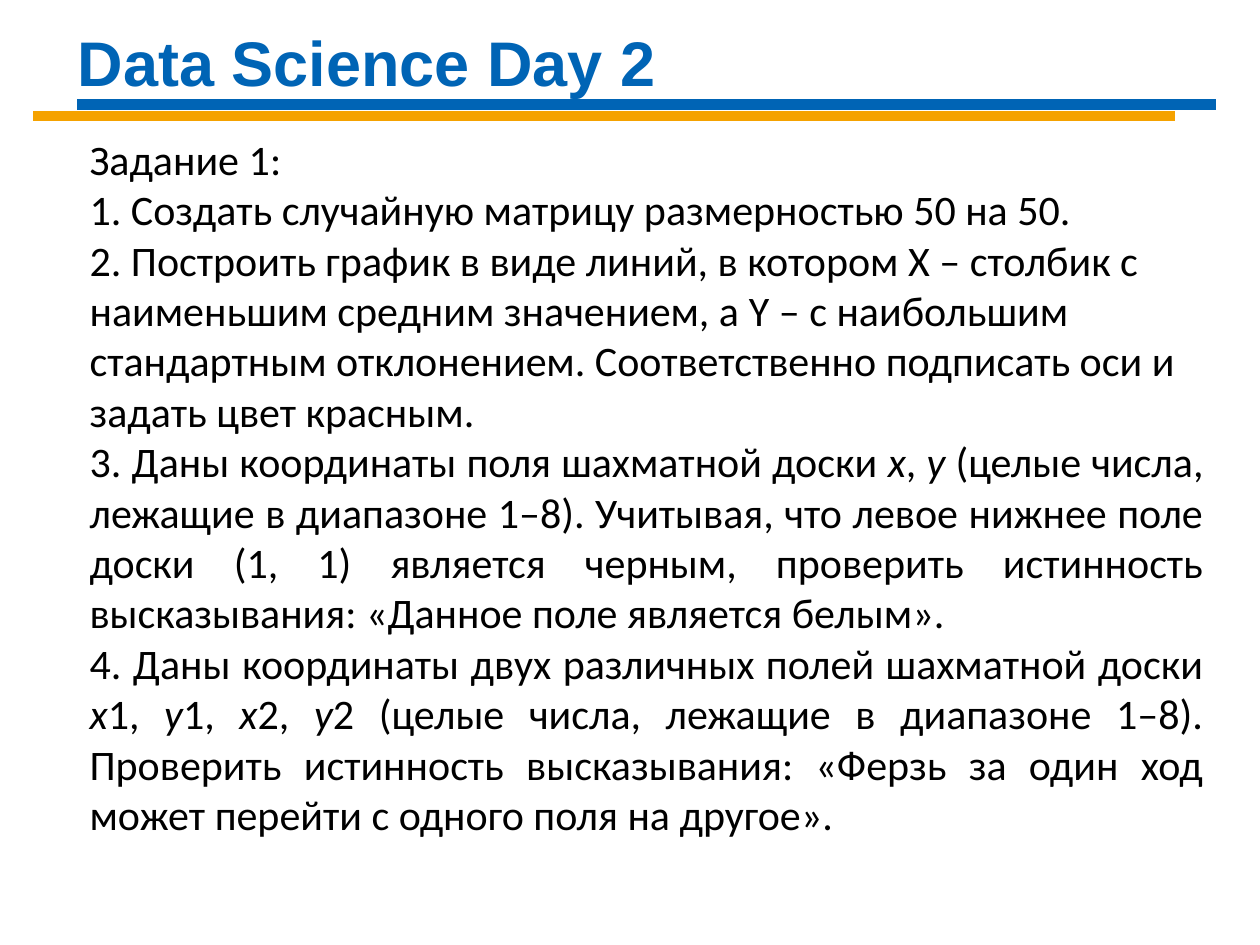
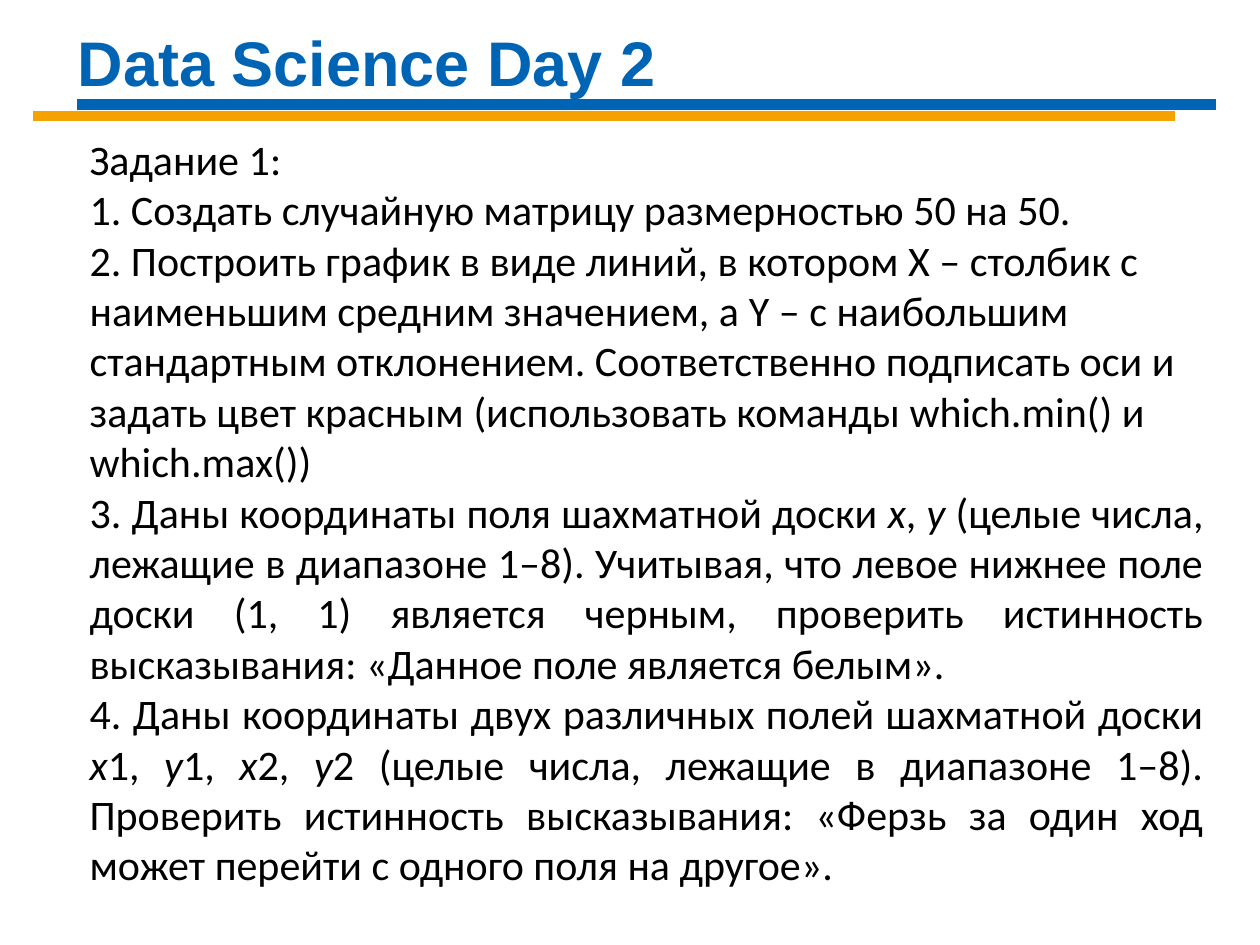
Before and after one commit to Demolis/Infopulse, a slide deck: slide 1 of DS_Sat_2020/DS-Day-02 R.pptx. Drawn at 1260x945 pixels with LibreOffice and Linux fonts; fonts in the diff are those of the drawing. Boxes give left, top, right and bottom in pixels: in the first picture for what was removed or moved away, otherwise in the second. Text is boxed around its words. In the diff, an @@ line names an element or a change of style, - is before the commit and + after.

```diff
--- a/DS_Sat_2020/DS-Day-02 R.pptx
+++ b/DS_Sat_2020/DS-Day-02 R.pptx
@@ text at (x1=90, y1=247, x2=1175, y2=483): text changed @@
-2. Построить график в виде линий, в котором Х – столбик с наименьшим средним значением, а Y – c наибольшим стандартным отклонением. Соответственно подписать оси и задать цвет красным.
+2. Построить график в виде линий, в котором Х – столбик с наименьшим средним значением, а Y – c наибольшим стандартным отклонением. Соответственно подписать оси и задать цвет красным (использовать команды which.min() и which.max())
```
Also in this commit, not shown: 2 other files.
